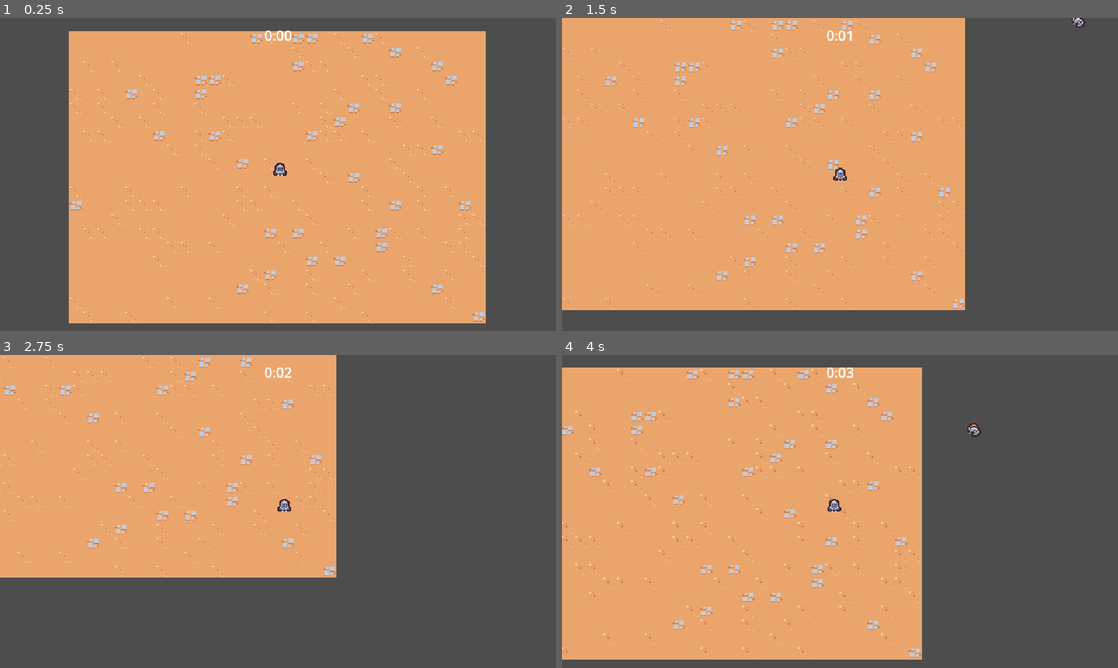
Above: before the commit, frames 1-4 (two rows, left to right).
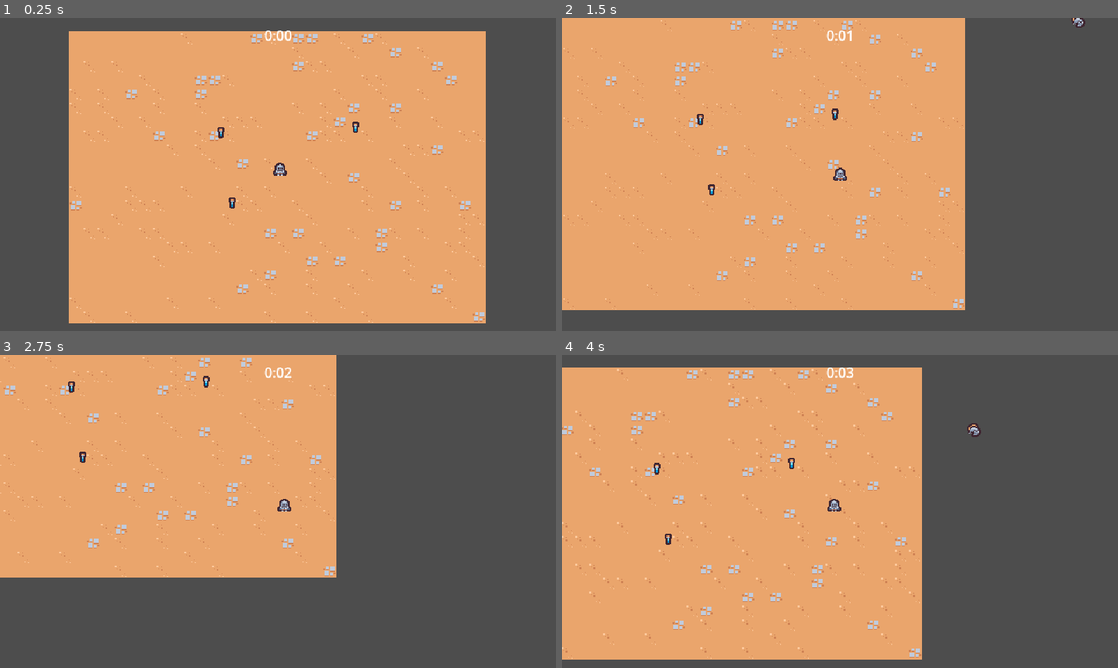
Above: after the commit, the same moments.

Repository: theWaffler/2DSurvivors
Game: Godot game, scene res://scenes/main/main.tscn
Two runs of this game, one before a commit and one after it. Both use one fixed random seed, a clock stepped at 60 frames per second and the inputs below.
Inputs:
- Up to frame 1 (0.25 s): no input
- Up to frame 2 (1.5 s): hold D (move_right) 0.53-1.28 s; hold S (move_down) from 1.28 s (still down)
- Up to frame 3 (2.75 s): release S (move_down) at 2.03 s; hold D (move_right) from 2.03 s (still down)
- Up to frame 4 (4 s): release D (move_right) at 2.78 s; hold W (move_up) 2.78-3.53 s; hold A (move_left) from 3.53 s (still down)

The runs differ from the first frame. In frame 1, 0.1% of the frame differs, in the area x 39-65%, y 33-61%; in frame 2, 0.1%, in the area x 24-50%, y 28-57%; in frame 3, 0.1%; in frame 4, 0.1%.

Commit message:
added exp vial and pickup mechanic

Diff:
--- a/scenes/main/main.tscn
+++ b/scenes/main/main.tscn
@@ -6,6 +6,7 @@
 [ext_resource type="PackedScene" uid="uid://3xqg38w10hhp" path="res://scenes/game_object/game_camera/game_camera.tscn" id="1_nalo5"]
 [ext_resource type="PackedScene" uid="uid://c4us7avwf8cix" path="res://scenes/game_object/player/player.tscn" id="1_shose"]
 [ext_resource type="PackedScene" uid="uid://5nsmnxyuw7tn" path="res://scenes/manager/arena_time_manager.tscn" id="2_fric2"]
+[ext_resource type="PackedScene" uid="uid://c7nsew5hwbydm" path="res://scenes/game_object/experience_vial/experience_vial.tscn" id="7_ey8oi"]
 
 [node name="Main" type="Node"]
 
@@ -25,3 +26,12 @@
 
 [node name="Player" parent="." instance=ExtResource("1_shose")]
 position = Vector2(243, 166)
+
+[node name="ExperienceVial" parent="." instance=ExtResource("7_ey8oi")]
+position = Vector2(188, 197)
+
+[node name="ExperienceVial2" parent="." instance=ExtResource("7_ey8oi")]
+position = Vector2(175, 116)
+
+[node name="ExperienceVial3" parent="." instance=ExtResource("7_ey8oi")]
+position = Vector2(330, 110)
Not shown: 1 places in scenes/main/main.tscn that only renumber resources
